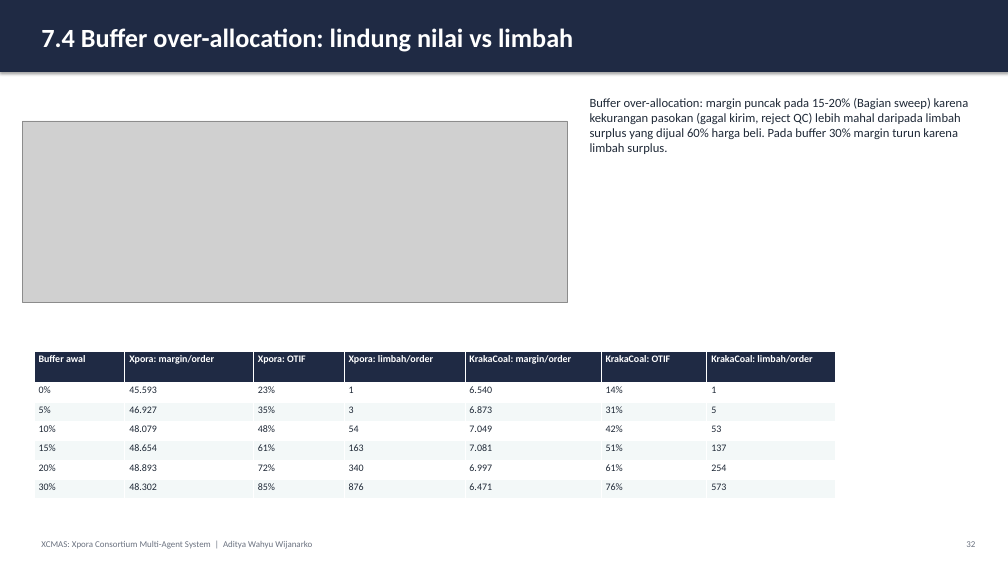
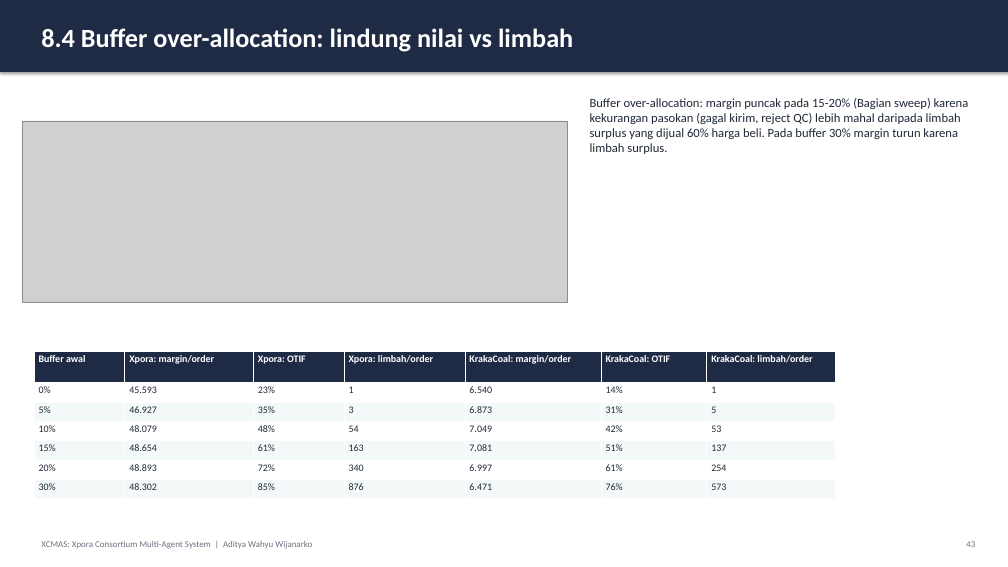
Before and after one commit to AdityaIKO/Agentic-Enterprise, a slide deck: slide 43 of docs/Presentasi_Tugas1.pptx (slide 32 before the commit). Drawn at 1008x567 pixels with LibreOffice and Linux fonts; fonts in the diff are those of the drawing; grey boxes stand for pictures. Boxes give left, top, right and bottom in pixels: in the first picture for what was removed or moved away, otherwise in the second. Text is boxed around its words. In the diff, an @@ line names an element or a change of style, - is before the commit and + after.

```diff
--- a/docs/Presentasi_Tugas1.pptx
+++ b/docs/Presentasi_Tugas1.pptx
@@ text at <box>41,28,573,52</box>: text changed @@
-7.4 Buffer over-allocation: lindung nilai vs limbah
+8.4 Buffer over-allocation: lindung nilai vs limbah
```
Also in this commit, not shown: 34 other slides changed, 11 slides added, 7 other files.
